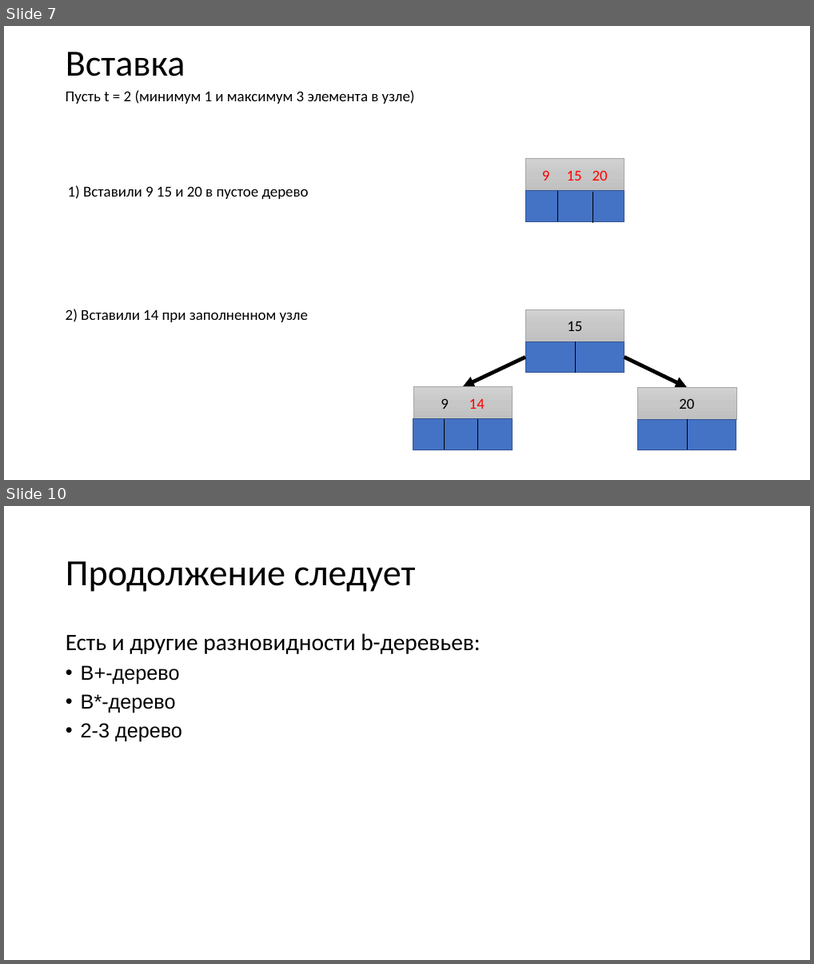
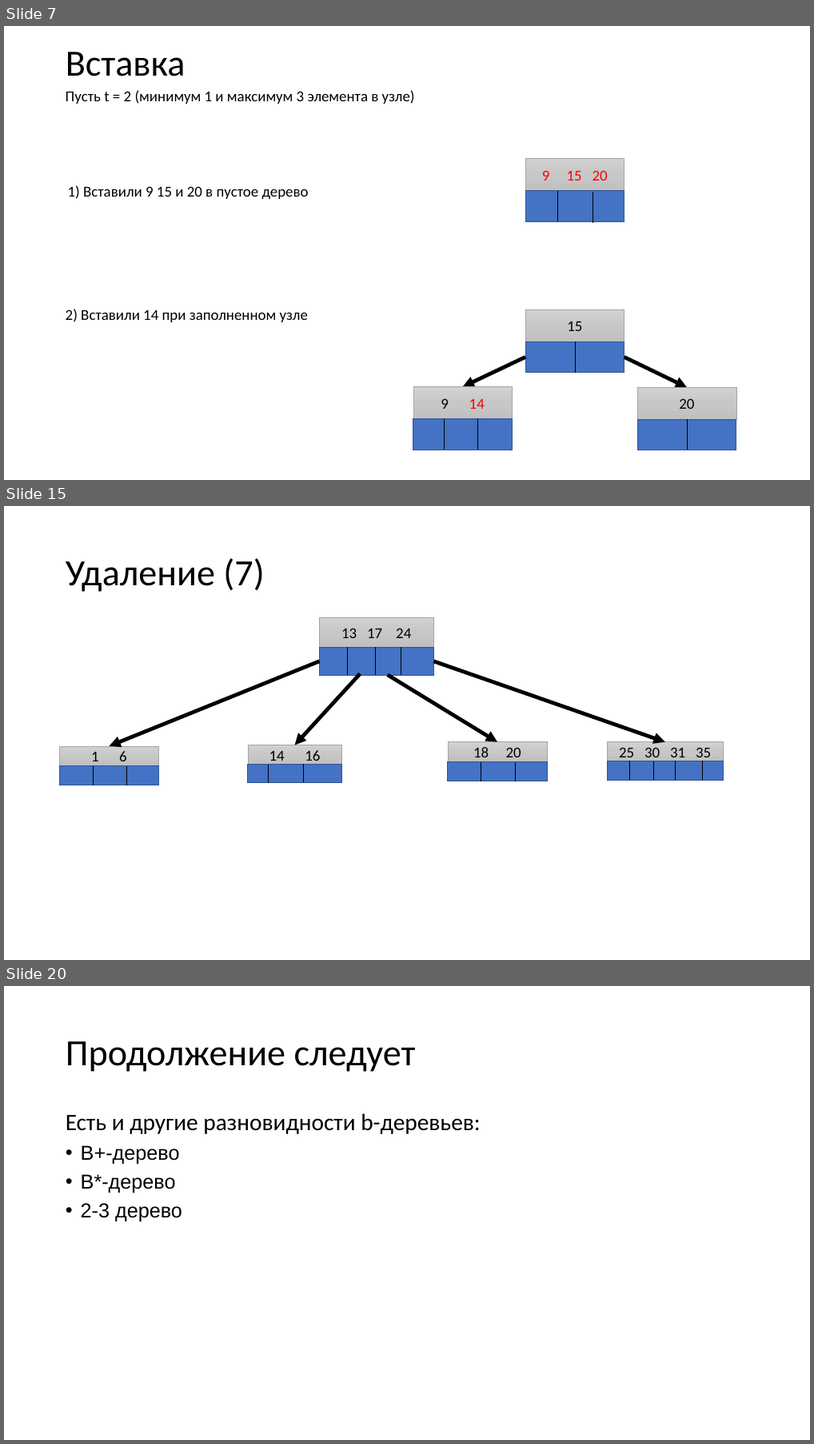
Before and after one commit to IluhaZaz/B_Tree, a slide deck: b_tree.pptx. Shown one above the other, each under a label of ours: slides 7 and 10 before the commit, slides 7, 15 and 20 after it; the slides between them are not shown. The pictures are 814x964 and 814x1444 pixels, drawn with LibreOffice and Linux fonts; fonts in the diff are those of the drawing. Boxes give left, top, right and bottom in pixels: in the first picture for what was removed or moved away, otherwise in the second. Text is boxed around its words. In the diff, an @@ line names an element or a change of style, - is before the commit and + after.

```diff
--- a/b_tree.pptx
+++ b/b_tree.pptx
@@ slide 15 added at [4, 506, 810, 960], background #FFFFFF @@
@@ title added at [66, 558, 264, 592], 44 pt, text #000000 @@
+Удаление (7)
@@ rectangle added at [320, 618, 434, 647], fill gradient #D2D2D2 to #C8C8C8 to #C0C0C0, outline #A5A5A5 0.5 pt, 18 pt, text #000000 @@
+13 17 24
@@ rectangle added at [320, 647, 434, 676], fill #4472C4, outline #325491 1 pt @@
@@ line added from (348, 647) to (348, 676), #000000 0.5 pt @@
@@ line added from (375, 647) to (375, 676), #000000 0.5 pt @@
@@ line added from (401, 647) to (401, 676), #000000 0.5 pt @@
@@ arrow added from (320, 661) to (110, 746), #000000 4.5 pt @@
@@ arrow added from (360, 673) to (295, 745), #000000 4.5 pt @@
@@ arrow added from (434, 661) to (666, 742), #000000 4.5 pt @@
@@ arrow added from (388, 675) to (498, 742), #000000 4.5 pt @@
@@ rectangle added at [248, 745, 342, 764], fill gradient #D2D2D2 to #C8C8C8 to #C0C0C0, outline #A5A5A5 0.5 pt, 18 pt, text #000000 @@
+14 16
@@ rectangle added at [448, 742, 548, 762], fill gradient #D2D2D2 to #C8C8C8 to #C0C0C0, outline #A5A5A5 0.5 pt, 18 pt, text #000000 @@
+18 20
@@ rectangle added at [608, 742, 724, 761], fill gradient #D2D2D2 to #C8C8C8 to #C0C0C0, outline #A5A5A5 0.5 pt, 18 pt, text #000000 @@
+25 30 31 35
@@ rectangle added at [60, 746, 159, 766], fill gradient #D2D2D2 to #C8C8C8 to #C0C0C0, outline #A5A5A5 0.5 pt, 18 pt, text #000000 @@
+1 6
@@ rectangle added at [60, 766, 159, 785], fill #4472C4, outline #325491 1 pt @@
@@ line added from (93, 765) to (93, 785), #000000 0.5 pt @@
@@ line added from (127, 766) to (127, 785), #000000 0.5 pt @@
@@ rectangle added at [248, 764, 342, 783], fill #4472C4, outline #325491 1 pt @@
@@ line added from (268, 764) to (268, 783), #000000 0.5 pt @@
@@ line added from (303, 764) to (303, 783), #000000 0.5 pt @@
@@ rectangle added at [448, 762, 548, 781], fill #4472C4, outline #325491 1 pt @@
@@ line added from (482, 762) to (482, 781), #000000 0.5 pt @@
@@ line added from (516, 763) to (516, 781), #000000 0.5 pt @@
@@ rectangle added at [608, 761, 724, 780], fill #4472C4, outline #325491 1 pt @@
@@ line added from (630, 760) to (630, 780), #000000 0.5 pt @@
@@ line added from (654, 761) to (654, 780), #000000 0.5 pt @@
@@ line added from (675, 760) to (675, 780), #000000 0.5 pt @@
@@ line added from (702, 760) to (702, 780), #000000 0.5 pt @@
@@ what was slide 10 is now slide 20 @@
```
Also in this commit, not shown: 2 slides changed, 10 other slides added, 1 slide removed.
